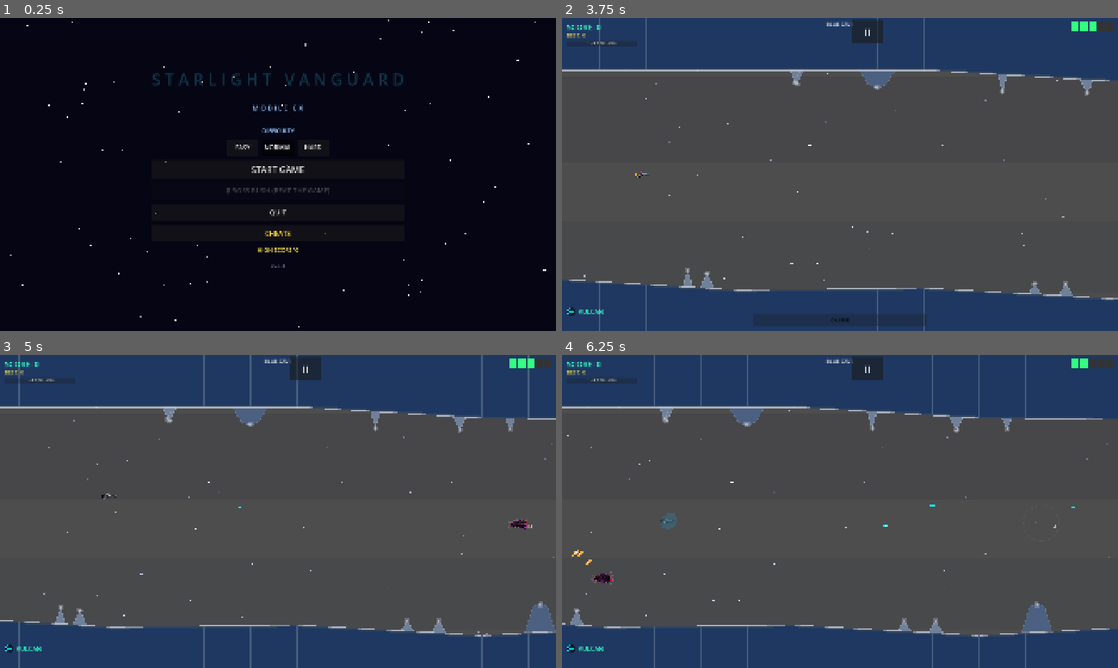
Above: before the commit, frames 1-4 (two rows, left to right).
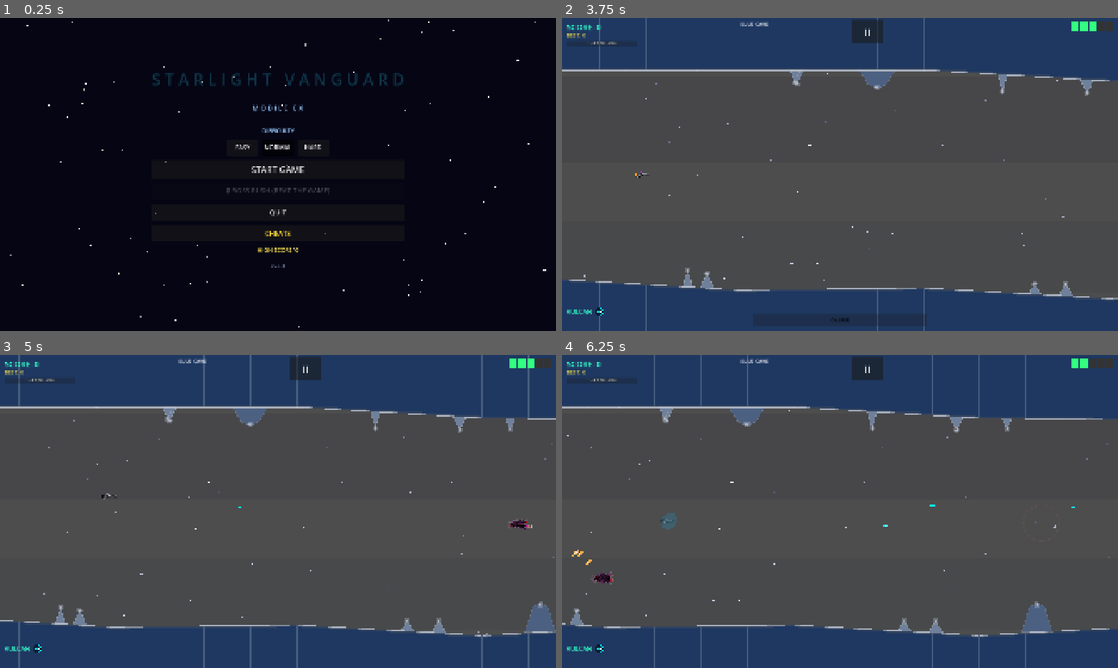
Above: after the commit, the same moments.

Repository: b6-stack/rtype-game
Game: Godot game, scene res://scenes/main_menu/MainMenu.tscn
The game is run twice, just before and just after one commit, with the same random seed, the same clock (stepped at 60 frames per second) and the same inputs.
Inputs (mouse positions are in pixels of both pictures, inside the frame that each line leads up to):
- Up to frame 1 (0.25 s): no input
- Up to frame 2 (3.75 s): click "EASY" at 0.5 s; click "EASY" at 1.25 s; click "NORMAL" at 2 s; click "NORMAL" at 2.75 s; click "START GAME" at 3.5 s
- Up to frame 3 (5 s): tap Enter at 4.25 s; move the mouse to (400, 495) at 4.27 s; hold D (move_right) from 4.28 s (still down); tap Z (charge) at 4.35 s; click (400, 495) at 4.42 s
- Up to frame 4 (6.25 s): release D (move_right) at 5 s; drag from (728, 527) to (1079, 524) at 5.02 s; move the mouse to (895, 442) at 5.77 s; hold D (move_right) from 5.78 s (still down); tap Z (charge) at 5.85 s

The runs differ from the first frame. In frame 2, 0.2% of the frame differs, in the area x 0-53%, y 1-96%; in frame 3, 0.2%; in frame 4, 0.2%.

Commit message:
Fix HUD layout: level name no longer overlaps pause button
LevelLabel was centered on-screen with the same horizontal footprint
as the also-centered PauseButton, causing text/button overlap. Moved
it into the gap between the score/best indicators (upper-left) and
the pause button. Also swapped WeaponRow order so the weapon icon
sits to the right of the weapon name instead of the left.

v2.5.4

Co-Authored-By: Claude Sonnet 5 <noreply@anthropic.com>

Diff:
--- a/autoloads/GameState.gd
+++ b/autoloads/GameState.gd
@@ -8,7 +8,7 @@
 
 ## Bump this alongside export_presets.cfg's version/name on every release
 ## so the main menu version label reflects what's actually installed.
-const APP_VERSION := "2.5.3"
+const APP_VERSION := "2.5.4"
 
 signal score_changed(new_score: int)
 signal lives_changed(new_lives: int)
--- a/scenes/game/hud/HUD.tscn
+++ b/scenes/game/hud/HUD.tscn
@@ -65,10 +65,10 @@
 
 [node name="LevelLabel" type="Label" parent="Control"]
 layout_mode = 1
-anchor_left = 0.5
+anchor_left = 0.0
 anchor_right = 0.5
-offset_left = -80.0
-offset_right = 80.0
+offset_left = 420.0
+offset_right = -50.0
 offset_top = 8.0
 offset_bottom = 44.0
 text = "BLUE CAVE"
@@ -99,19 +99,19 @@
 offset_bottom = -48.0
 theme_override_constants/separation = 8
 
+[node name="WeaponLabel" type="Label" parent="Control/WeaponRow"]
+layout_mode = 2
+size_flags_vertical = 4
+text = "VULCAN"
+theme_override_font_sizes/font_size = 22
+theme_override_colors/font_color = Color(0.2, 1.0, 0.8, 1)
+
 [node name="WeaponIcon" type="TextureRect" parent="Control/WeaponRow"]
 custom_minimum_size = Vector2(32, 32)
 layout_mode = 2
 size_flags_vertical = 4
 expand_mode = 1
 stretch_mode = 5
-
-[node name="WeaponLabel" type="Label" parent="Control/WeaponRow"]
-layout_mode = 2
-size_flags_vertical = 4
-text = "VULCAN"
-theme_override_font_sizes/font_size = 22
-theme_override_colors/font_color = Color(0.2, 1.0, 0.8, 1)
 
 [node name="ChargeBar" type="ProgressBar" parent="Control"]
 layout_mode = 1
Not shown, changed: export_presets.cfg
